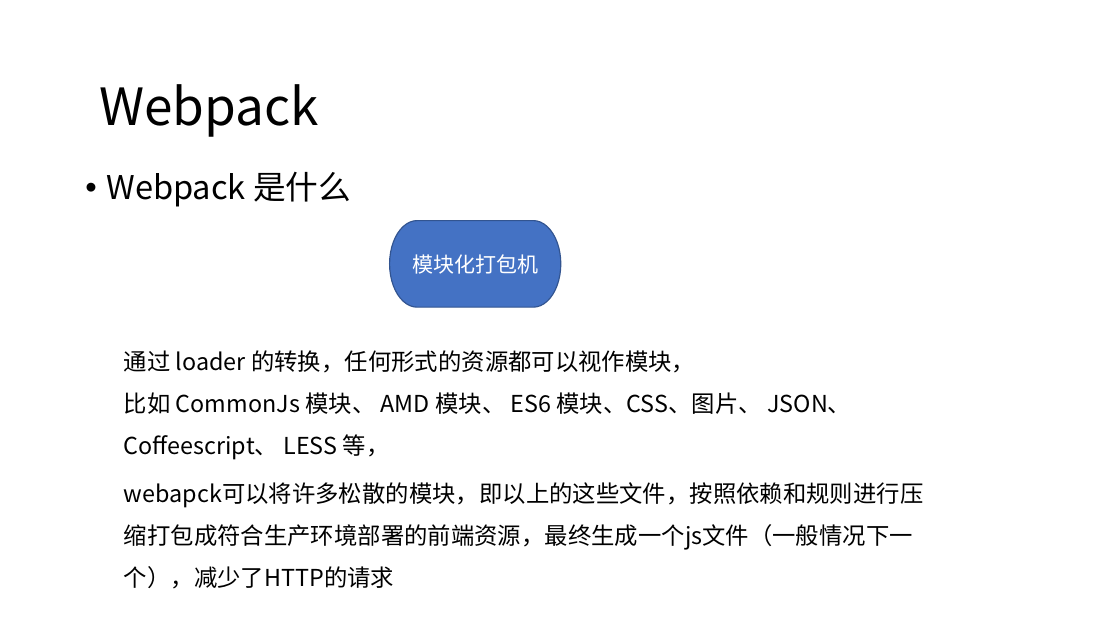
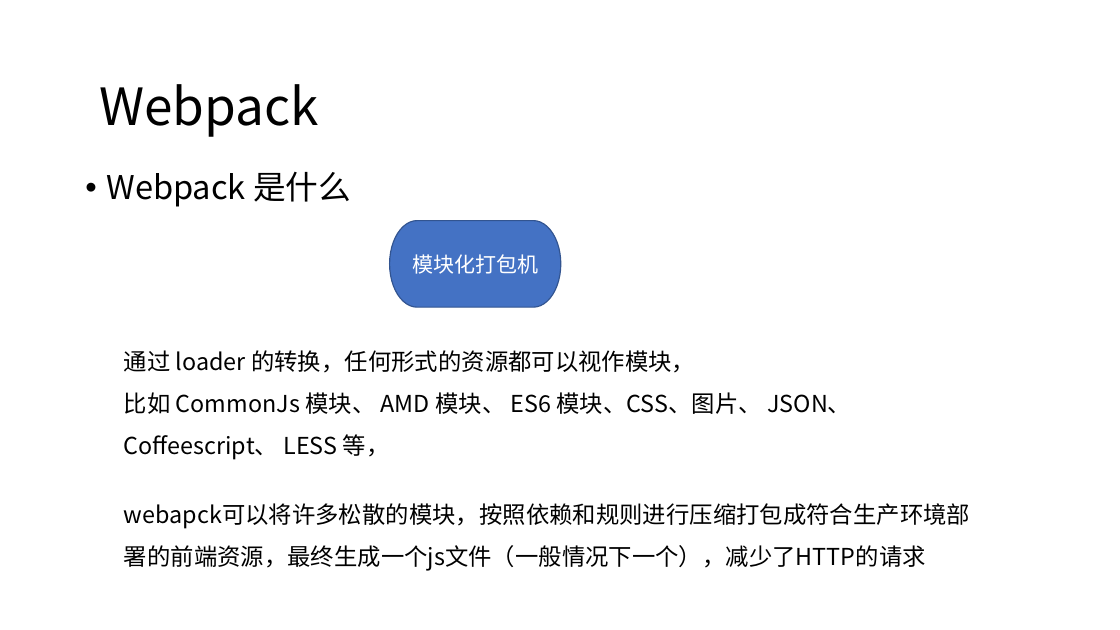
Before and after one commit to candisecandise/gitpractice, a slide deck: slide 39 of 前后端分离初探.pptx (slide 38 before the commit). Drawn at 1120x630 pixels with LibreOffice and Linux fonts; fonts in the diff are those of the drawing. Boxes give left, top, right and bottom in pixels: in the first picture for what was removed or moved away, otherwise in the second. Text is boxed around its words. In the diff, an @@ line names an element or a change of style, - is before the commit and + after.

```diff
--- a/前后端分离初探.pptx
+++ b/前后端分离初探.pptx
@@ text at (124,503,970,571): text changed @@
-webapck可以将许多松散的模块，即以上的这些文件，按照依赖和规则进行压缩打包成符合生产环境部署的前端资源，最终生成一个js文件（一般情况下一个），减少了HTTP的请求
+webapck可以将许多松散的模块，按照依赖和规则进行压缩打包成符合生产环境部署的前端资源，最终生成一个js文件（一般情况下一个），减少了HTTP的请求
```
Also in this commit, not shown: 13 other slides changed.
